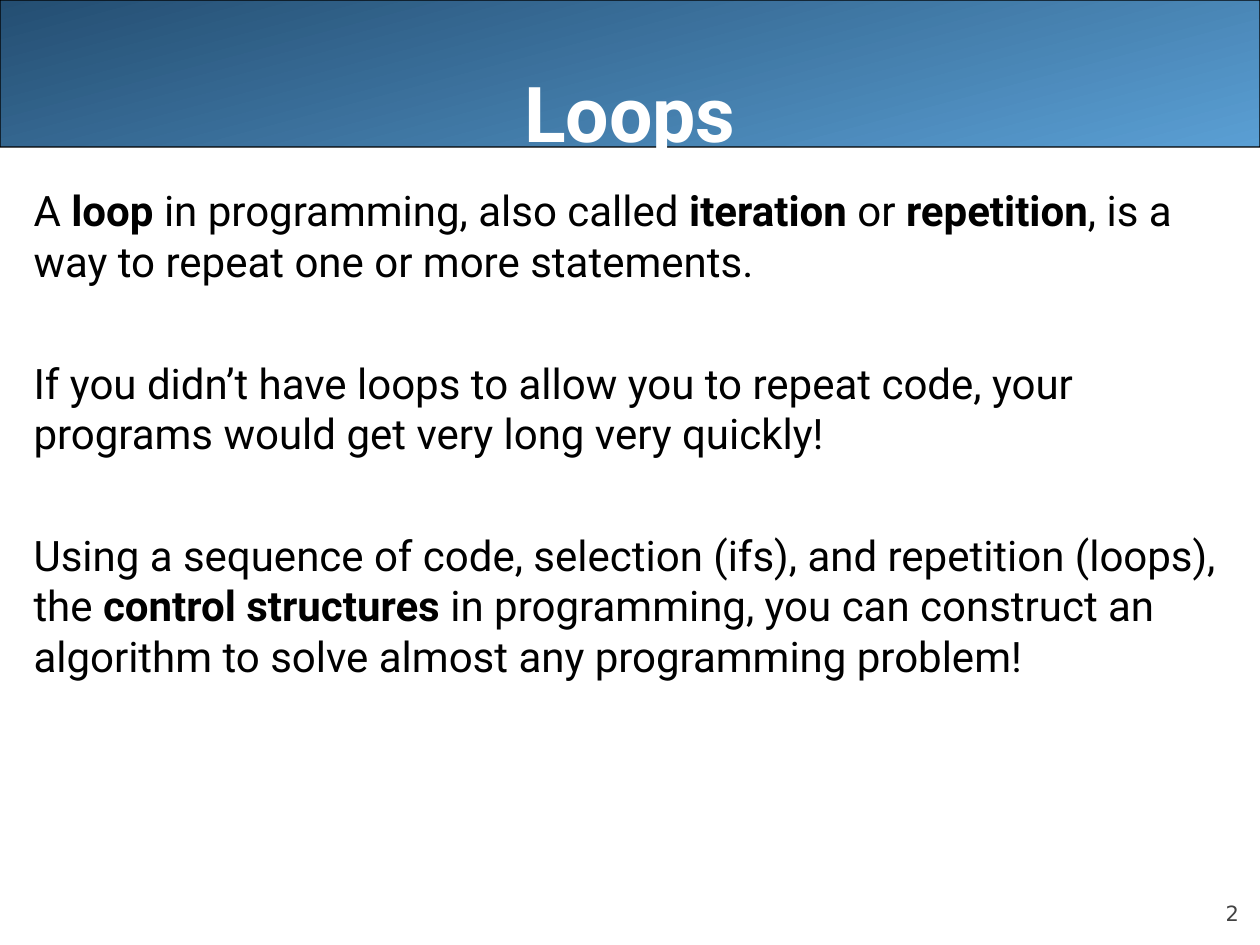
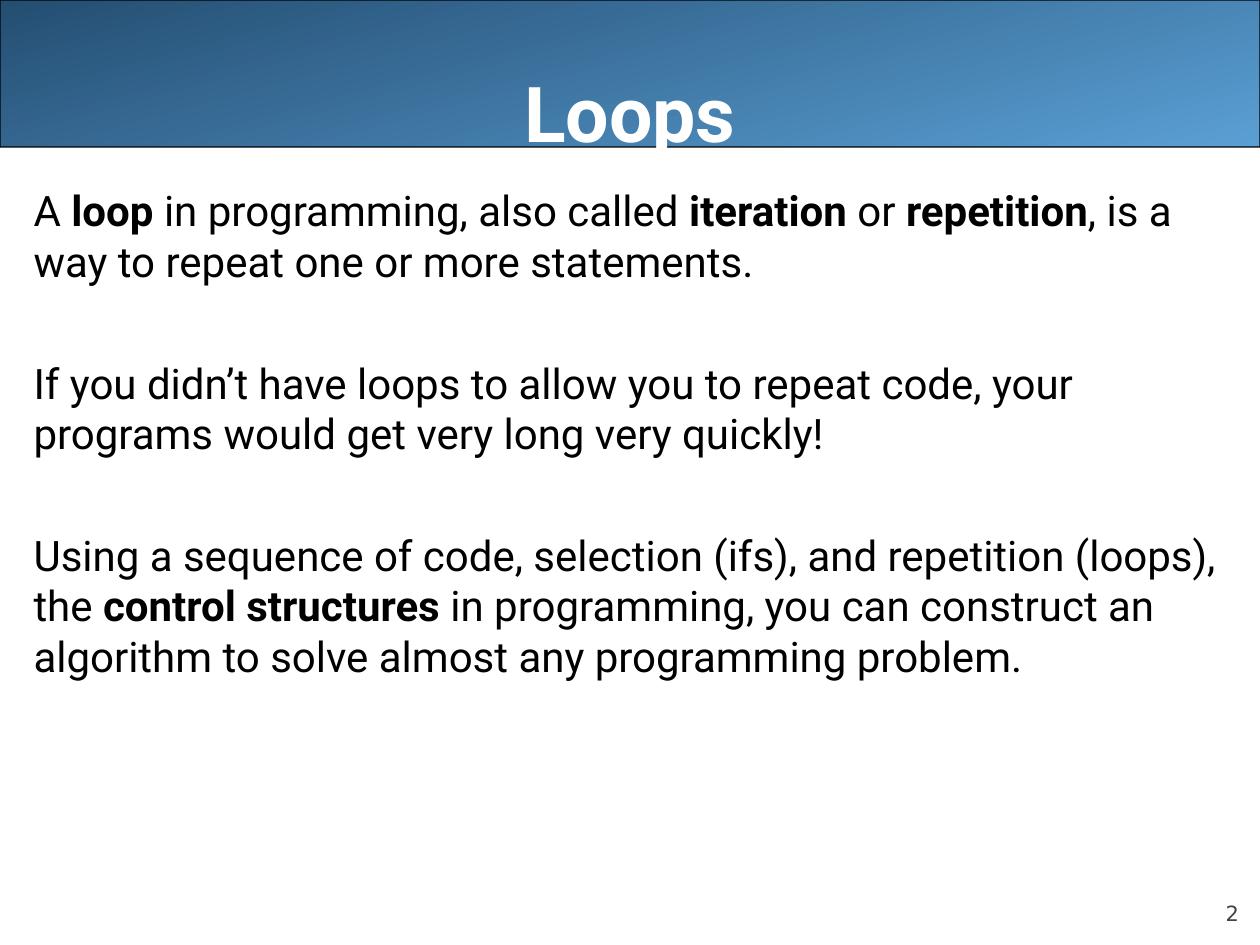
Before and after one commit to LongBaoNguyen/longbaonguyen.github.io, a slide deck: slide 2 of courses/apcsa/lecture10.ppt. Drawn at 1260x945 pixels with LibreOffice and Linux fonts; fonts in the diff are those of the drawing. Boxes give left, top, right and bottom in pixels: in the first picture for what was removed or moved away, otherwise in the second. Text is boxed around its words. In the diff, an @@ line names an element or a change of style, - is before the commit and + after.

```diff
--- a/courses/apcsa/lecture10.ppt
+++ b/courses/apcsa/lecture10.ppt
@@ text at (x1=34, y1=537, x2=1216, y2=681): text changed @@
-Using a sequence of code, selection (ifs), and repetition (loops), the control structures in programming, you can construct an algorithm to solve almost any programming problem!
+Using a sequence of code, selection (ifs), and repetition (loops), the control structures in programming, you can construct an algorithm to solve almost any programming problem.
```
Also in this commit, not shown: 7 other slides changed, 10 other files.
